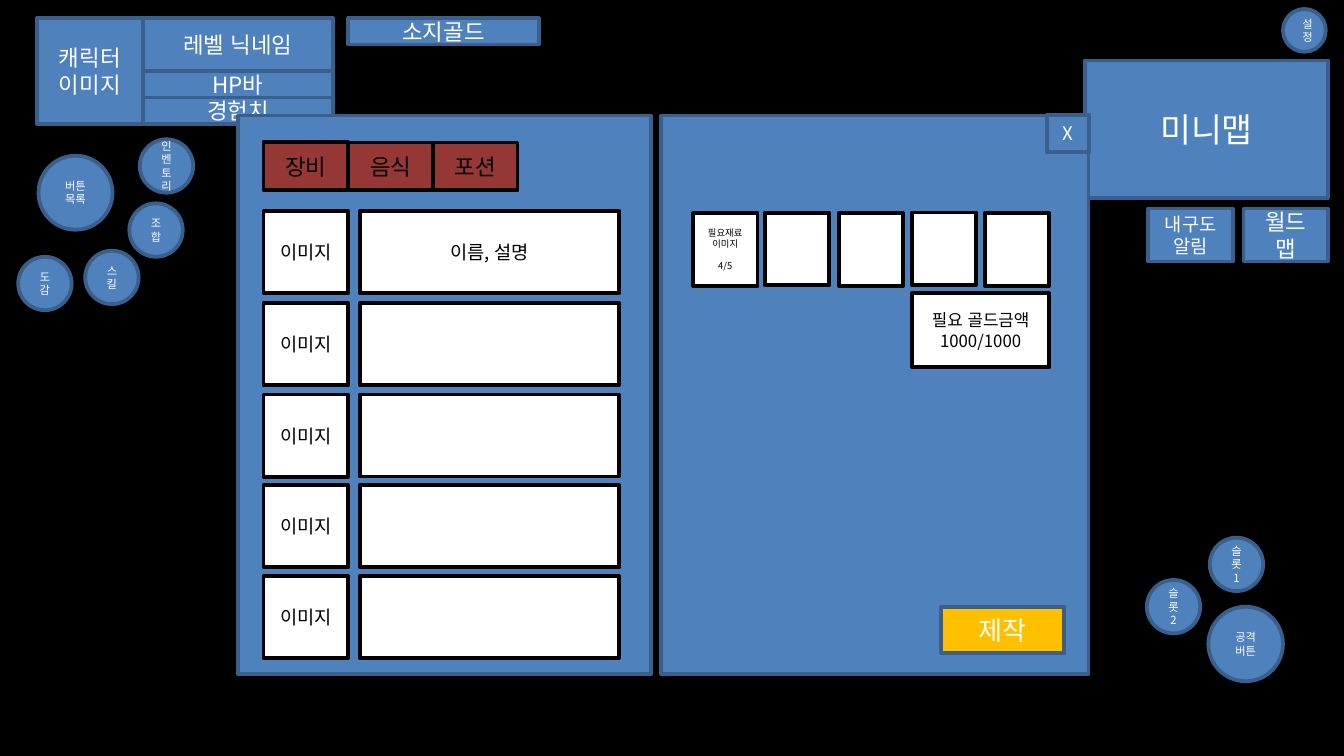
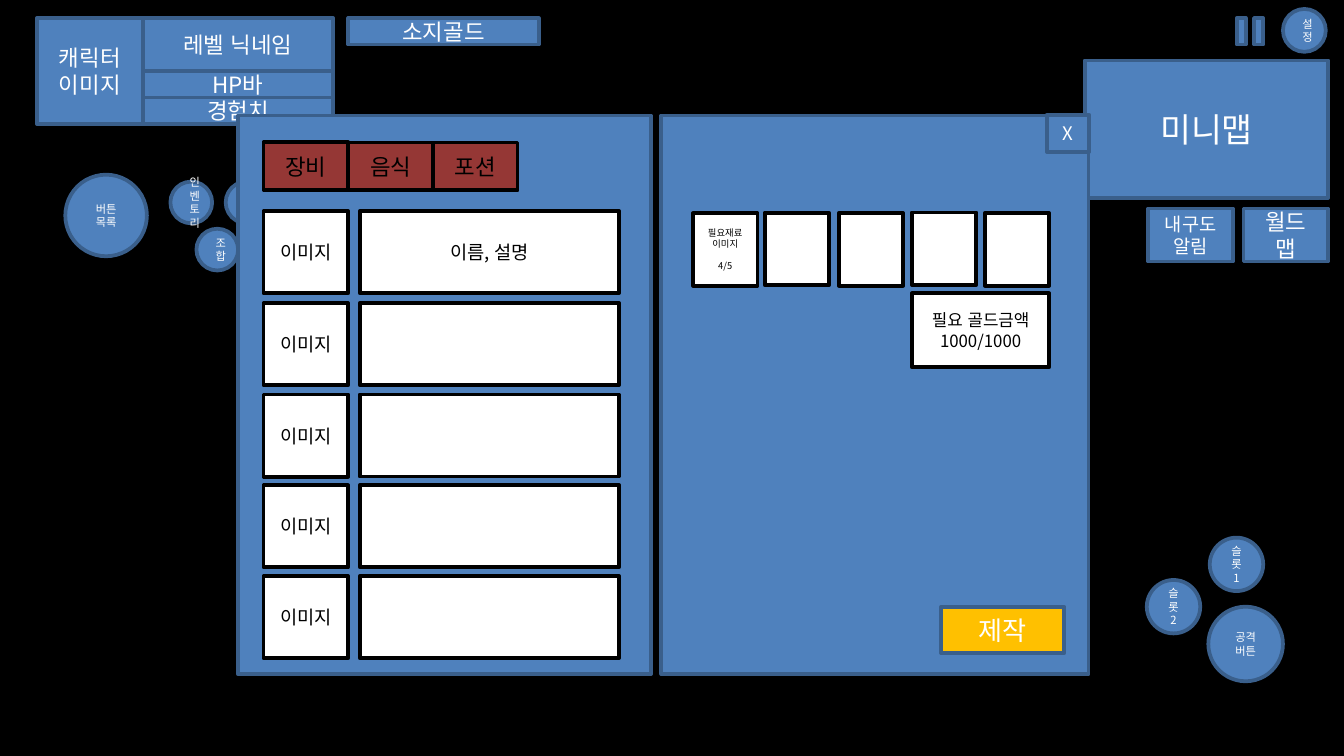
Before and after one commit to qwo330/LastProject, a slide deck: slide 8 of 기획_설계/UI디자인/척박한게임.pptx (slide 7 before the commit). Drawn at 1344x756 pixels with LibreOffice and Linux fonts; fonts in the diff are those of the drawing. Boxes give left, top, right and bottom in pixels: in the first picture for what was removed or moved away, otherwise in the second. Text is boxed around its words. In the diff, an @@ line names an element or a change of style, - is before the commit and + after.

```diff
--- a/기획_설계/UI디자인/척박한게임.pptx
+++ b/기획_설계/UI디자인/척박한게임.pptx
@@ rectangle added at (1236,19,1246,46), fill #4F81BD, outline #3A5F8C 2 pt @@
@@ rectangle added at (1254,19,1263,46), fill #4F81BD, outline #3A5F8C 2 pt @@
@@ ellipse "버튼 목록": place and size @@
-ellipse "버튼 목록" at (39,156,113,230)
+ellipse "버튼 목록" at (66,175,148,257)
@@ ellipse "인벤토리": place and size @@
-ellipse "인벤토리" at (140,140,194,194)
+ellipse "인벤토리" at (171,181,212,223)
@@ ellipse added at (226,181,267,223), fill #4F81BD, outline #3A5F8C 2 pt @@
@@ ellipse "조합": place and size @@
-ellipse "조합" at (129,203,183,257)
+ellipse "조합" at (196,228,238,270)
@@ ellipse removed at (19,257,73,310) @@
-도감
@@ ellipse removed at (85,251,138,305) @@
-스킬
```
Also in this commit, not shown: 7 other slides changed, 3 slides added, 11 other files.
